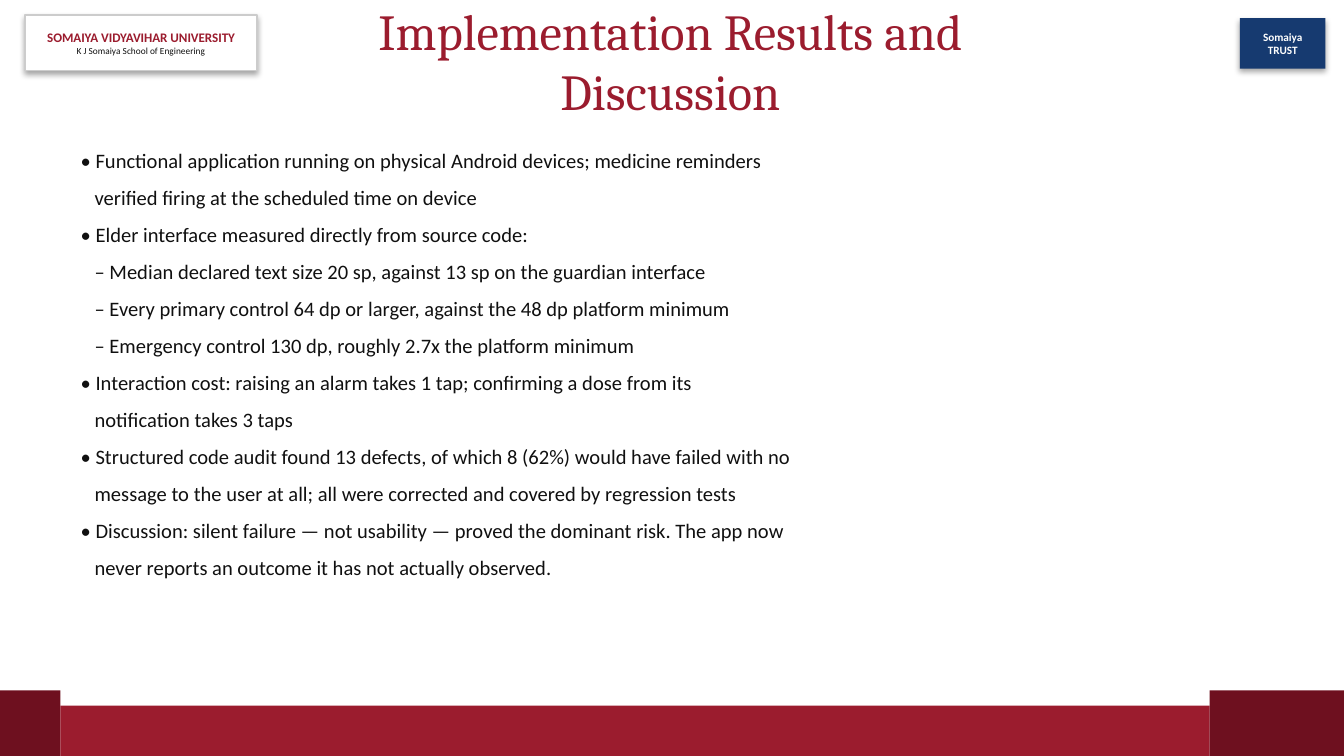
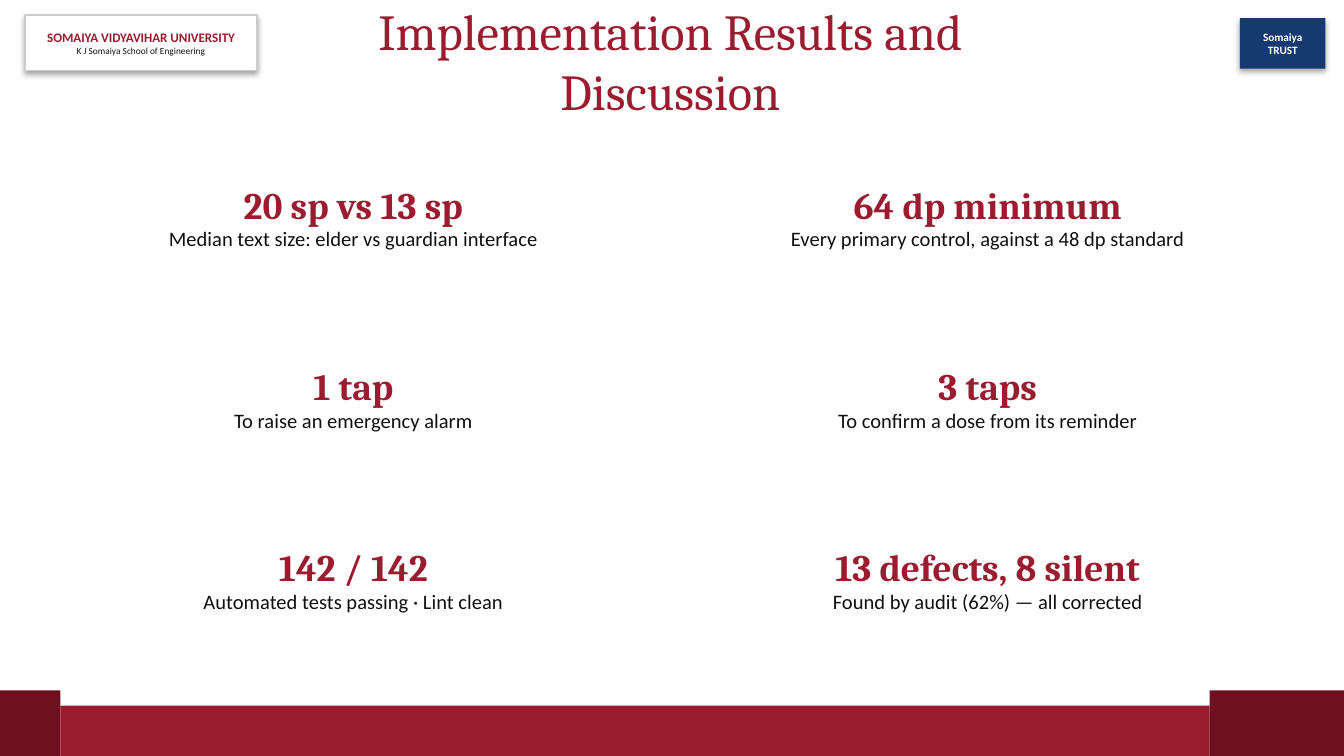
Before and after one commit to Suyash2205/Care-Companion-, a slide deck: slide 26 of ppt/CareCompanion-IE1.pptx. Drawn at 1344x756 pixels with LibreOffice and Linux fonts; fonts in the diff are those of the drawing. Boxes give left, top, right and bottom in pixels: in the first picture for what was removed or moved away, otherwise in the second. Text is boxed around its words. In the diff, an @@ line names an element or a change of style, - is before the commit and + after.

```diff
--- a/ppt/CareCompanion-IE1.pptx
+++ b/ppt/CareCompanion-IE1.pptx
@@ text "20 sp vs 13 sp" at box(169, 193, 537, 250): vertical alignment top to middle @@
@@ text at box(169, 193, 537, 250): text changed @@
-• Functional application running on physical Android devices; medicine reminders
-verified firing at the scheduled time on device
-• Elder interface measured directly from source code:
-– Median declared text size 20 sp, against 13 sp on the guardian interface
-– Every primary control 64 dp or larger, against the 48 dp platform minimum
-– Emergency control 130 dp, roughly 2.7x the platform minimum
-• Interaction cost: raising an alarm takes 1 tap; confirming a dose from its
-notification takes 3 taps
-• Structured code audit found 13 defects, of which 8 (62%) would have failed with no
-message to the user at all; all were corrected and covered by regression tests
-• Discussion: silent failure — not usability — proved the dominant risk. The app now
-never reports an outcome it has not actually observed.
+20 sp vs 13 sp
+Median text size: elder vs guardian interface
@@ text added at box(791, 193, 1184, 250), 11 pt, text #101010 @@
+64 dp minimum
+Every primary control, against a 48 dp standard
@@ text added at box(234, 375, 472, 432), 11 pt, text #101010 @@
+1 tap
+To raise an emergency alarm
@@ text added at box(838, 374, 1136, 428), 11 pt, text #101010 @@
+3 taps
+To confirm a dose from its reminder
@@ text added at box(203, 555, 502, 613), 11 pt, text #101010 @@
+142 / 142
+Automated tests passing · Lint clean
@@ text added at box(833, 554, 1142, 613), 11 pt, text #101010 @@
+13 defects, 8 silent
+Found by audit (62%) — all corrected
```
Also in this commit, not shown: 6 other slides changed, 2 other files.
